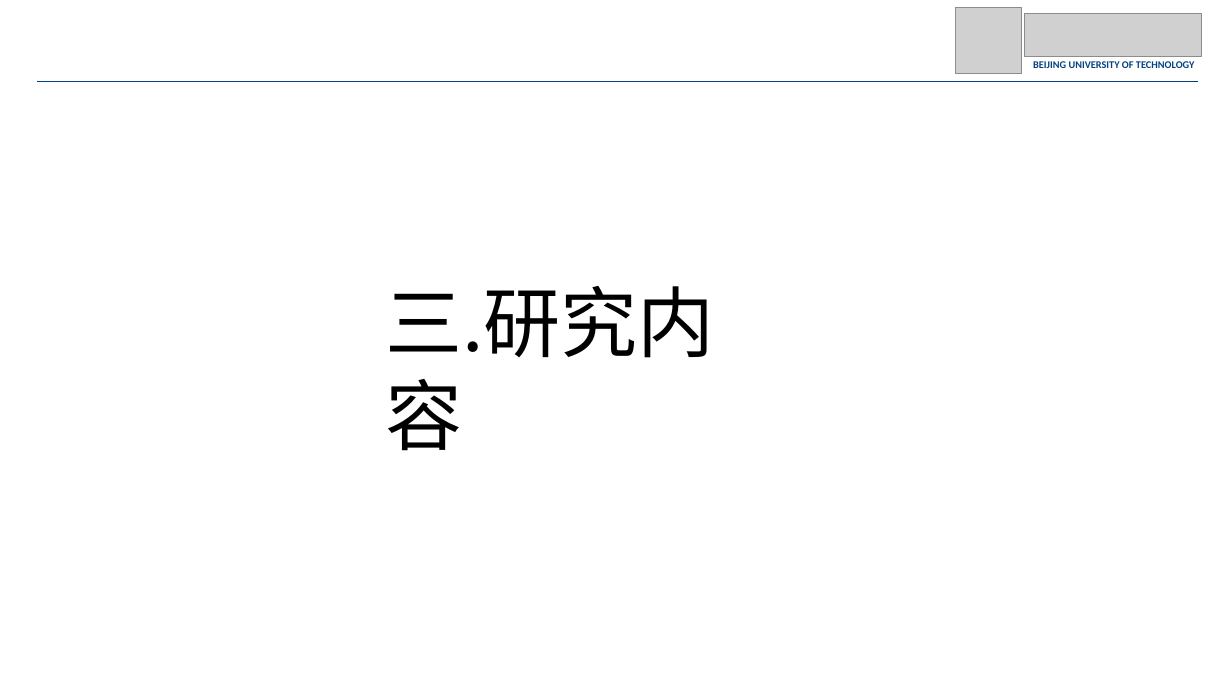
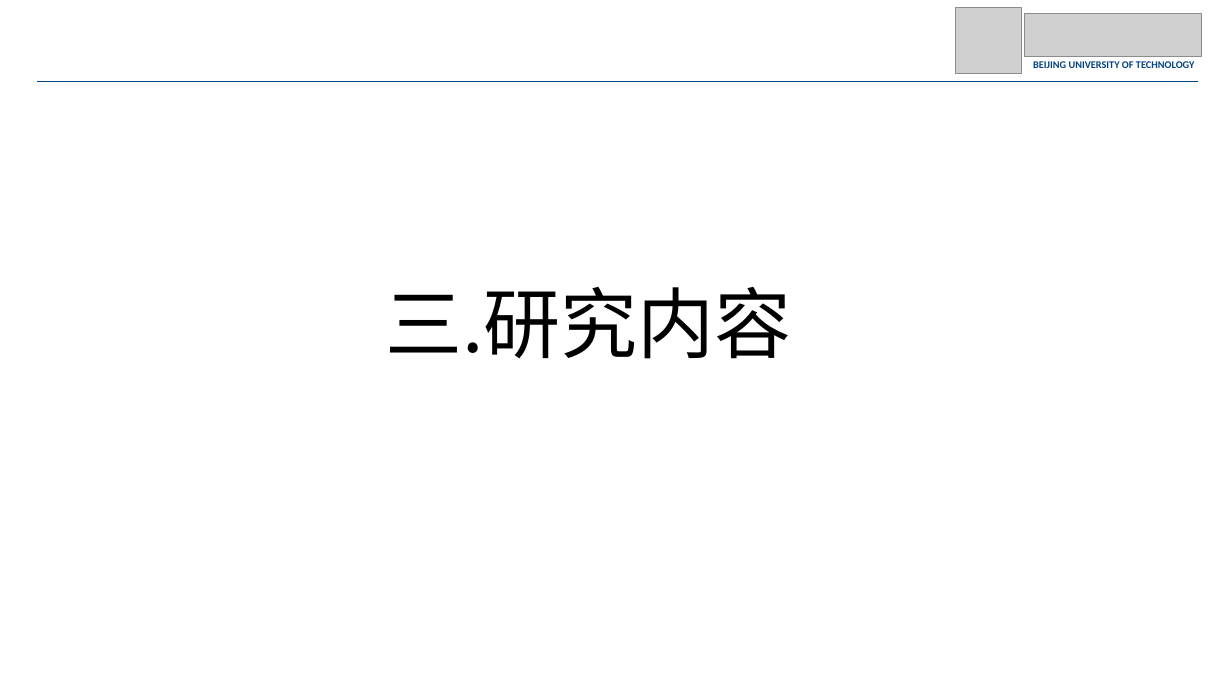
Before and after one commit to JohnnyM1ng/dissertation-proposal, a slide deck: slide 15 of 开题.pptx (slide 16 before the commit). Drawn at 1232x693 pixels with LibreOffice and Linux fonts; fonts in the diff are those of the drawing; grey boxes stand for pictures. Boxes give left, top, right and bottom in pixels: in the first picture for what was removed or moved away, otherwise in the second. Text is boxed around its words. In the diff, an @@ line names an element or a change of style, - is before the commit and + after.

```diff
--- a/开题.pptx
+++ b/开题.pptx
@@ text "三.研究内容" rewrapped from box(385, 286, 714, 451) to box(385, 287, 791, 359) @@
```
Also in this commit, not shown: 13 other slides changed, 3 slides removed.
